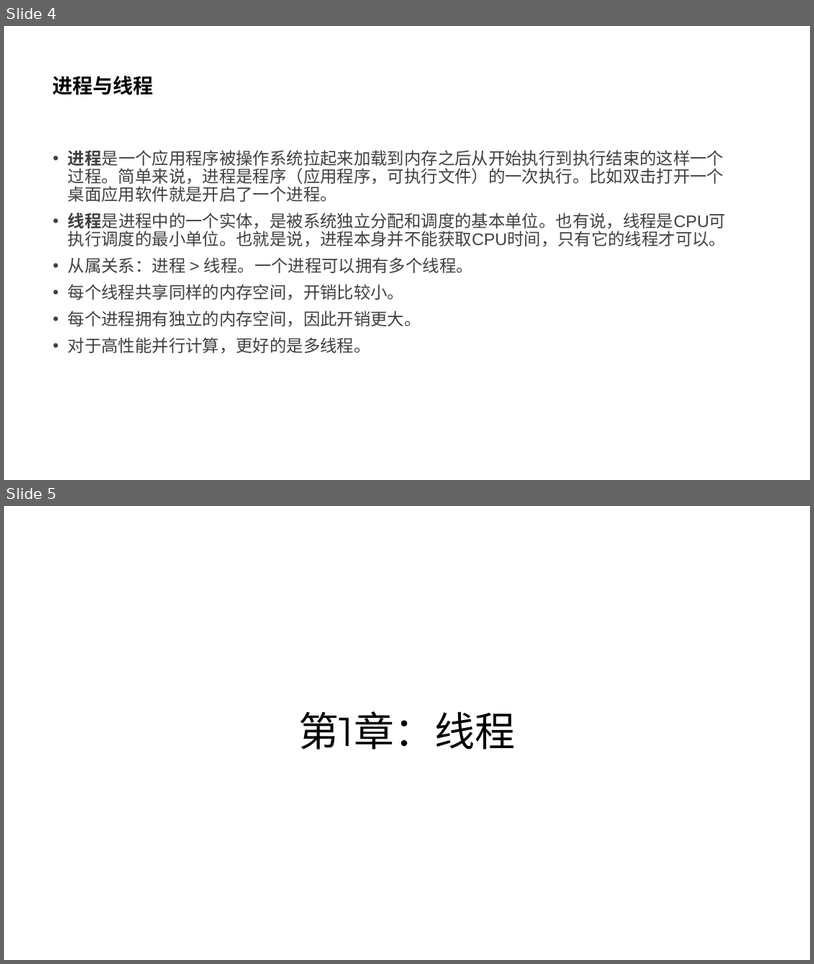
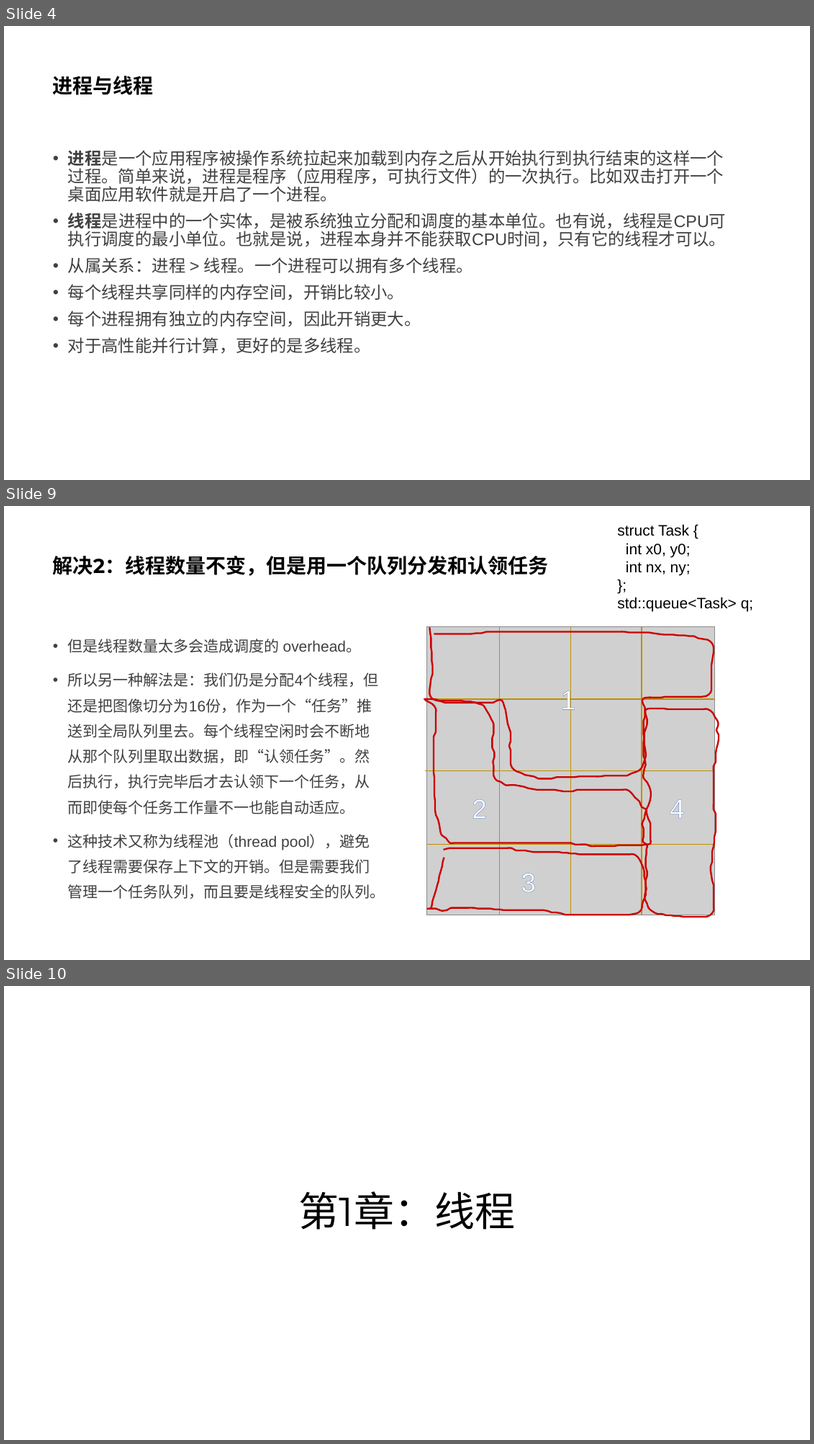
Before and after one commit to parallel101/course, a slide deck: 05/slides.pptx. Shown one above the other, each under a label of ours: slides 4 and 5 before the commit, slides 4, 9 and 10 after it; the slides between them are not shown. The pictures are 814x964 and 814x1444 pixels, drawn with LibreOffice and Linux fonts; fonts in the diff are those of the drawing; grey boxes stand for pictures. Boxes give left, top, right and bottom in pixels: in the first picture for what was removed or moved away, otherwise in the second. Text is boxed around its words. In the diff, an @@ line names an element or a change of style, - is before the commit and + after.

```diff
--- a/05/slides.pptx
+++ b/05/slides.pptx
@@ slide 9 added at [4, 506, 810, 960], background #FFFFFF @@
@@ text added at [617, 524, 754, 612], 18 pt, text #000000 @@
+struct Task {
+int x0, y0;
+int nx, ny;
+};
+std::queue<Task> q;
@@ title added at [53, 556, 549, 576], 24 pt, text #000000, bold @@
+解决2：线程数量不变，但是用一个队列分发和认领任务
@@ picture added at [427, 627, 715, 915] @@
@@ freeform shape added at [430, 627, 714, 778], outline #CC0000 2 pt @@
@@ line added from (500, 627) to (500, 915), #BF9000 1.5 pt @@
@@ line added from (571, 627) to (571, 915), #BF9000 1.5 pt @@
@@ line added from (642, 627) to (642, 915), #BF9000 1.5 pt @@
@@ text added at [68, 638, 386, 898], 18 pt, text #404040 @@
+• 但是线程数量太多会造成调度的 overhead。
+• 所以另一种解法是：我们仍是分配4个线程，但还是把图像切分为16份，作为一个“任务”推送到全局队列里去。每个线程空闲时会不断地从那个队列里取出数据，即“认领任务”。然后执行，执行完毕后才去认领下一个任务，从而即使每个任务工作量不一也能自动适应。
+• 这种技术又称为线程池（thread pool），避免了线程需要保存上下文的开销。但是需要我们管理一个任务队列，而且要是线程安全的队列。
@@ freeform shape added at [425, 699, 651, 846], outline #CC0000 2 pt @@
@@ line added from (427, 699) to (715, 699), #BF9000 1.5 pt @@
@@ text added at [561, 688, 576, 715], 32 pt, text #FFFFFF @@
+1
@@ freeform shape added at [642, 708, 719, 917], outline #CC0000 2 pt @@
@@ line added from (425, 771) to (713, 771), #BF9000 1.5 pt @@
@@ text added at [472, 799, 487, 818], 32 pt, text #FFFFFF @@
+2
@@ text added at [670, 799, 685, 818], 32 pt, text #FFFFFF @@
+4
@@ line added from (427, 844) to (715, 844), #BF9000 1.5 pt @@
@@ freeform shape added at [427, 848, 646, 915], outline #CC0000 2 pt @@
@@ text added at [521, 872, 536, 892], 32 pt, text #FFFFFF @@
+3
@@ what was slide 5 is now slide 10 @@
```
Also in this commit, not shown: 4 slides changed, 9 other slides added, 22 other files.
